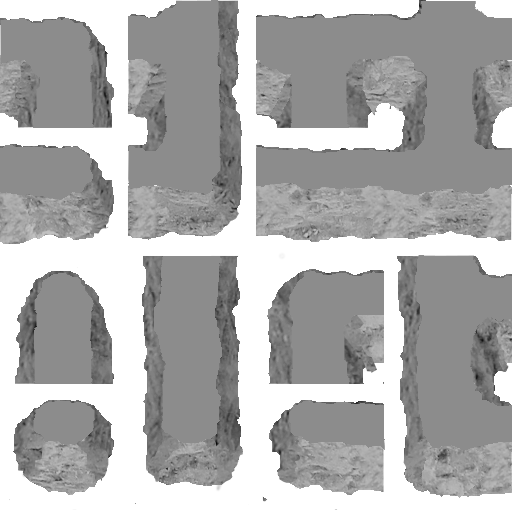
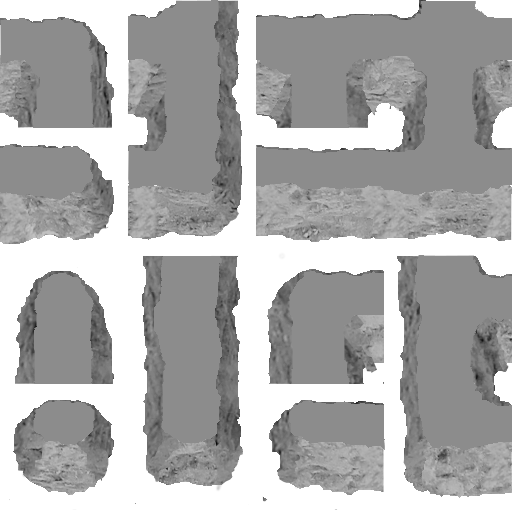
Two versions of the same layered image (512 × 512). Layer-by-layer changes:
painted on "roof" over left=214, top=21, right=221, bottom=164
